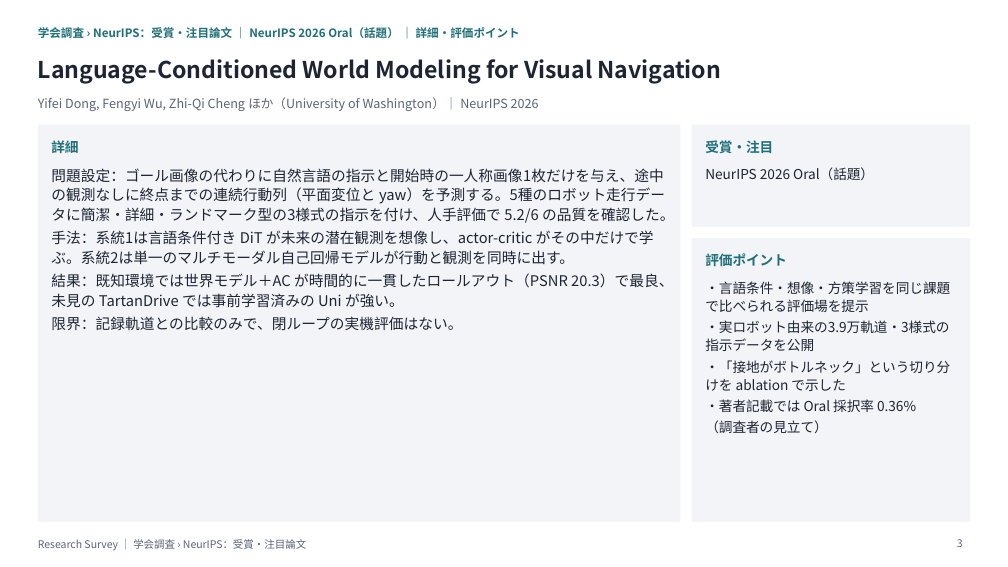
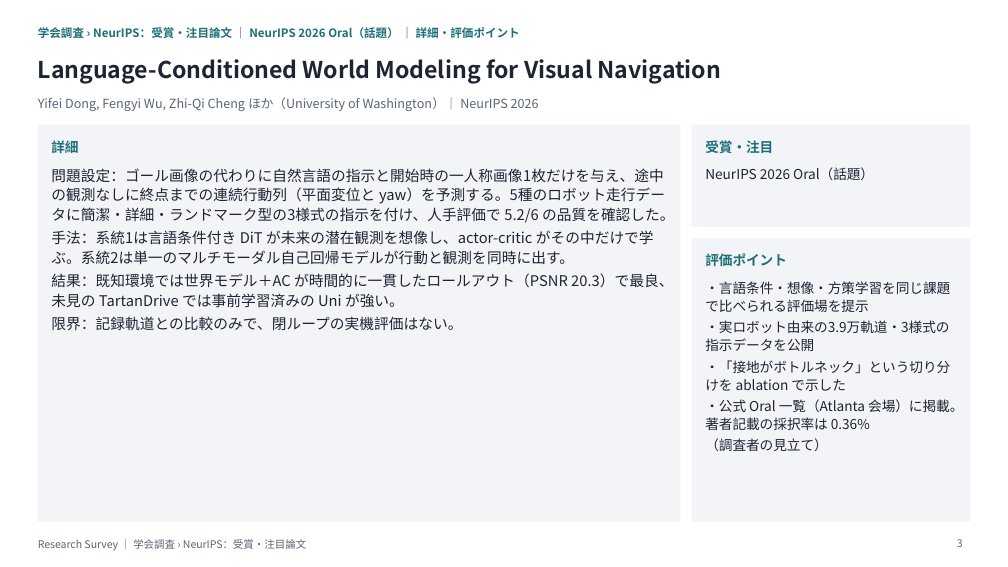
Before and after one commit to create-alt/researches, a slide deck: slide 3 of neurips/neurips.pptx. Drawn at 1008x567 pixels with LibreOffice and Linux fonts; fonts in the diff are those of the drawing. Boxes give left, top, right and bottom in pixels: in the first picture for what was removed or moved away, otherwise in the second. Text is boxed around its words. In the diff, an @@ line names an element or a change of style, - is before the commit and + after.

```diff
--- a/neurips/neurips.pptx
+++ b/neurips/neurips.pptx
@@ text at bbox=[705, 399, 963, 430]: text changed @@
-・著者記載では Oral 採択率 0.36%
+・公式 Oral 一覧（Atlanta 会場）に掲載。著者記載の採択率は 0.36%
```
Also in this commit, not shown: 16 other slides changed, 8 slides added, 27 other files.
